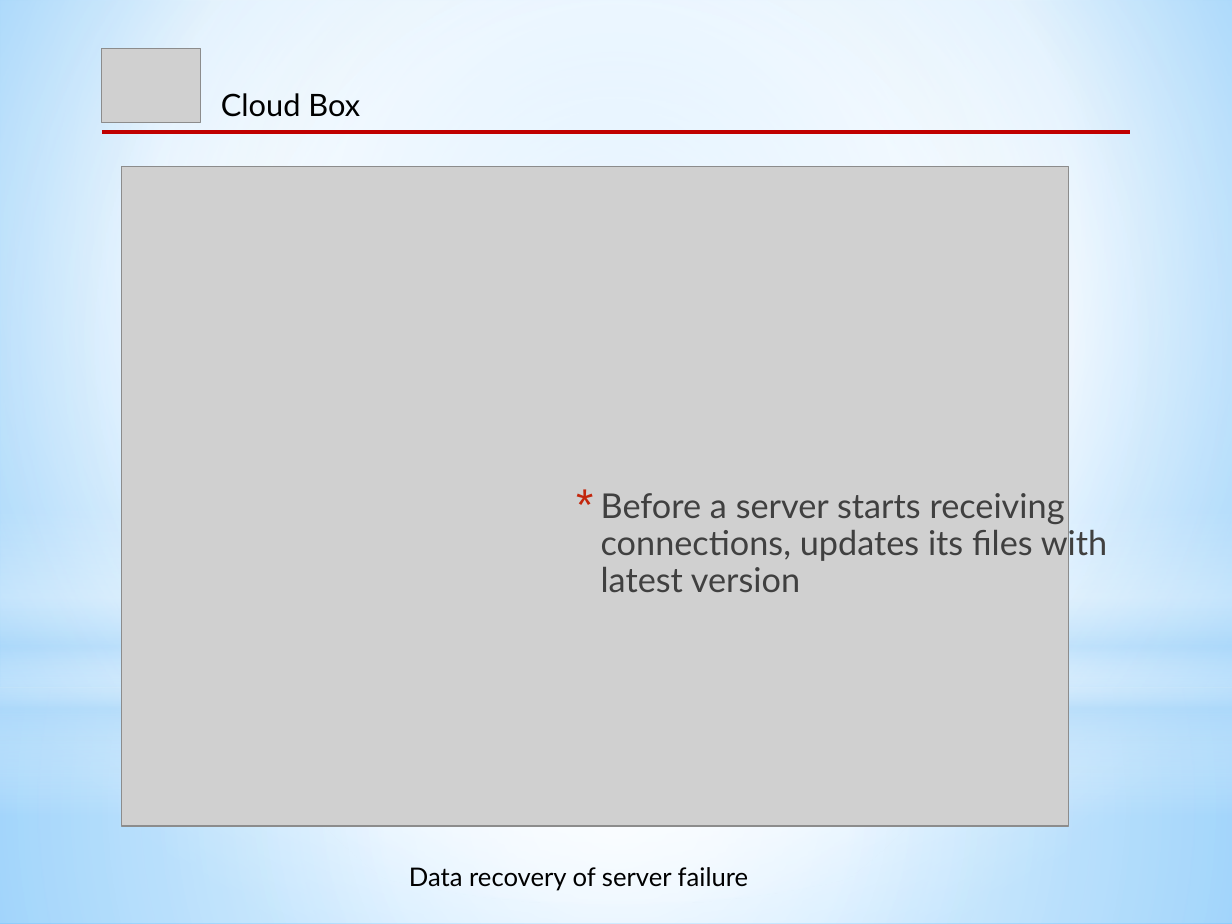
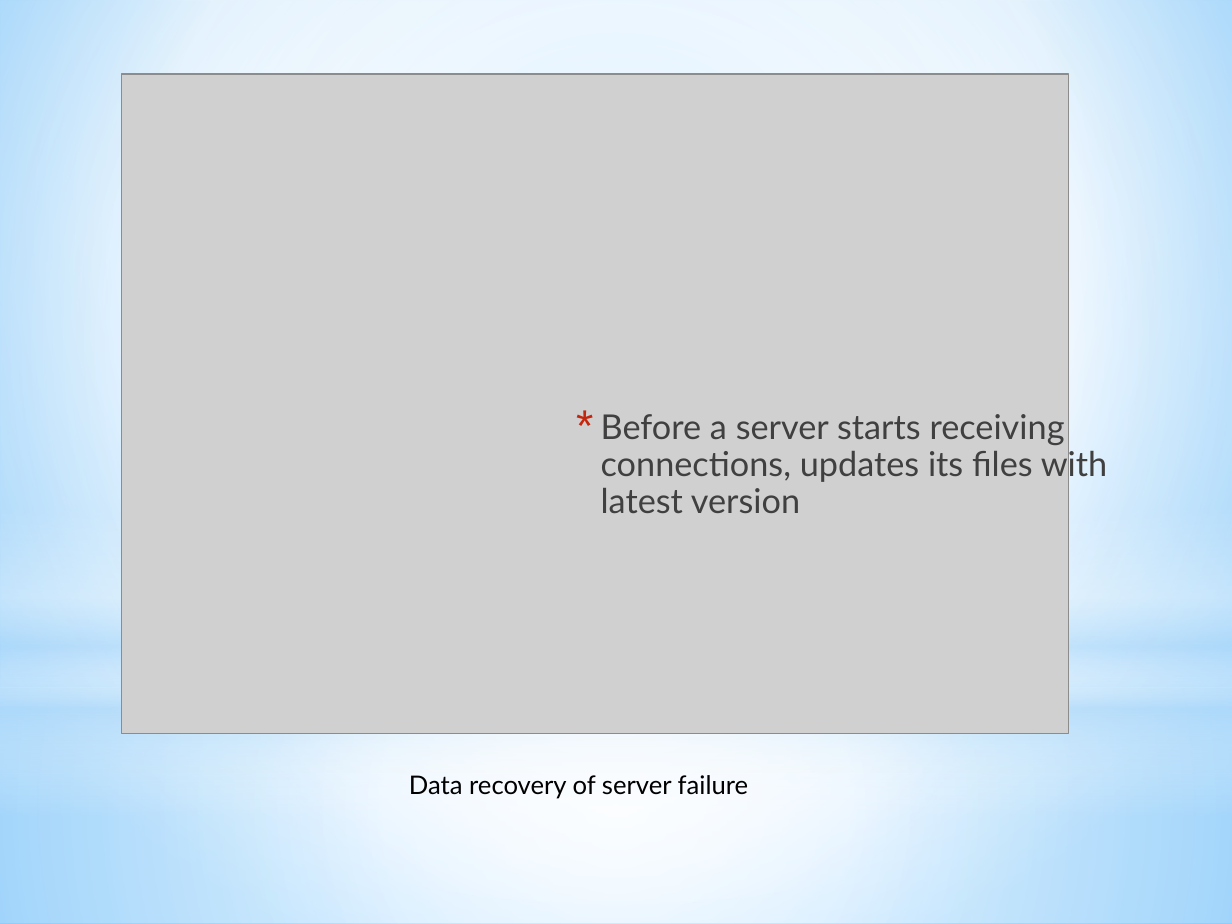
Before and after one commit to CICS525Project/DropboxImpl, a slide deck: slide 9 of Cloud Box_ppt.pptx. Drawn at 1232x924 pixels with LibreOffice and Linux fonts; fonts in the diff are those of the drawing; grey boxes stand for pictures. Boxes give left, top, right and bottom in pixels: in the first picture for what was removed or moved away, otherwise in the second. Text is boxed around its words. In the diff, an @@ line names an element or a change of style, - is before the commit and + after.

```diff
--- a/Cloud Box_ppt.pptx
+++ b/Cloud Box_ppt.pptx
@@ picture removed at box(102, 48, 201, 122) @@
@@ picture: place and size @@
-picture at box(121, 166, 1068, 825)
+picture at box(121, 74, 1068, 733)
@@ text removed at box(221, 93, 360, 117) @@
-Cloud Box
@@ line removed from (102, 132) to (1130, 132) @@
@@ text "Before a server starts receiving ...": place and size @@
-text "Before a server starts receiving ..." at box(601, 493, 1108, 592)
+text "Before a server starts receiving ..." at box(601, 414, 1108, 513)
@@ text "Data recovery of server failure": place and size @@
-text "Data recovery of server failure" at box(409, 867, 749, 891)
+text "Data recovery of server failure" at box(409, 775, 749, 799)
```
Also in this commit, not shown: 13 other slides changed.
